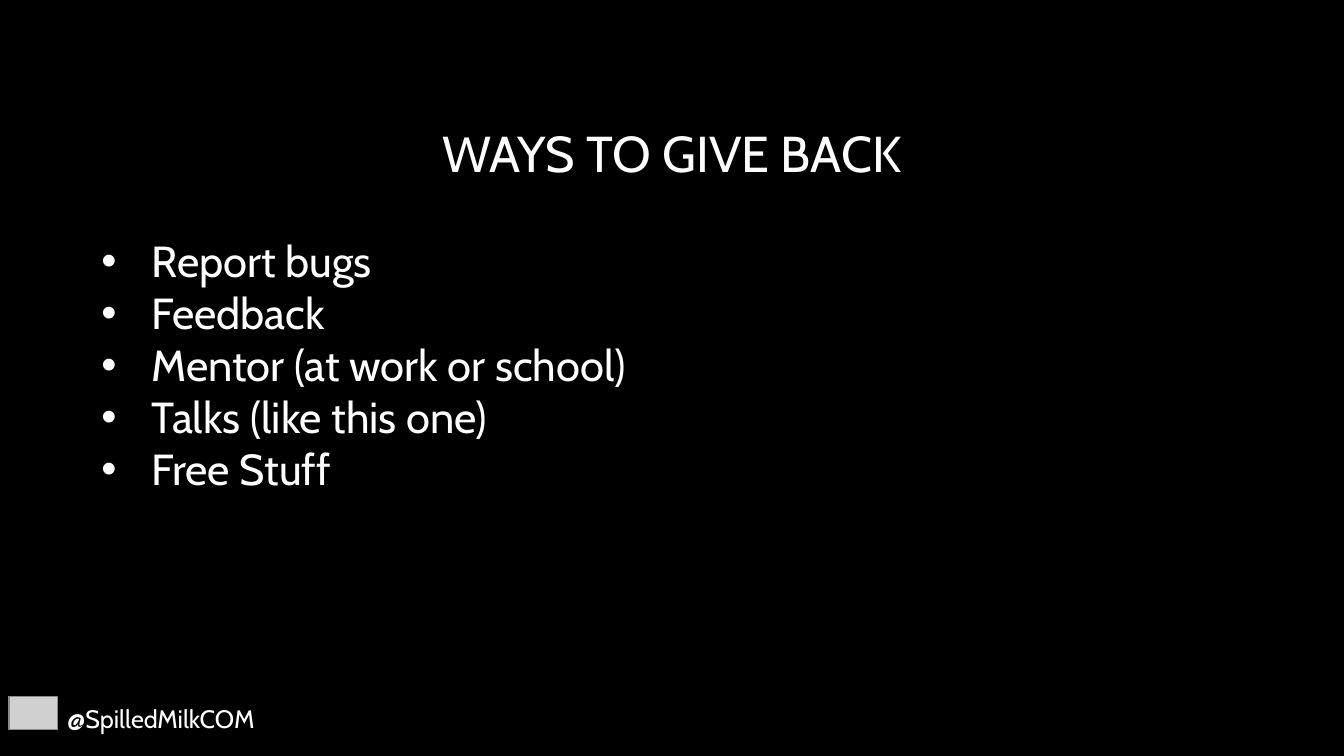
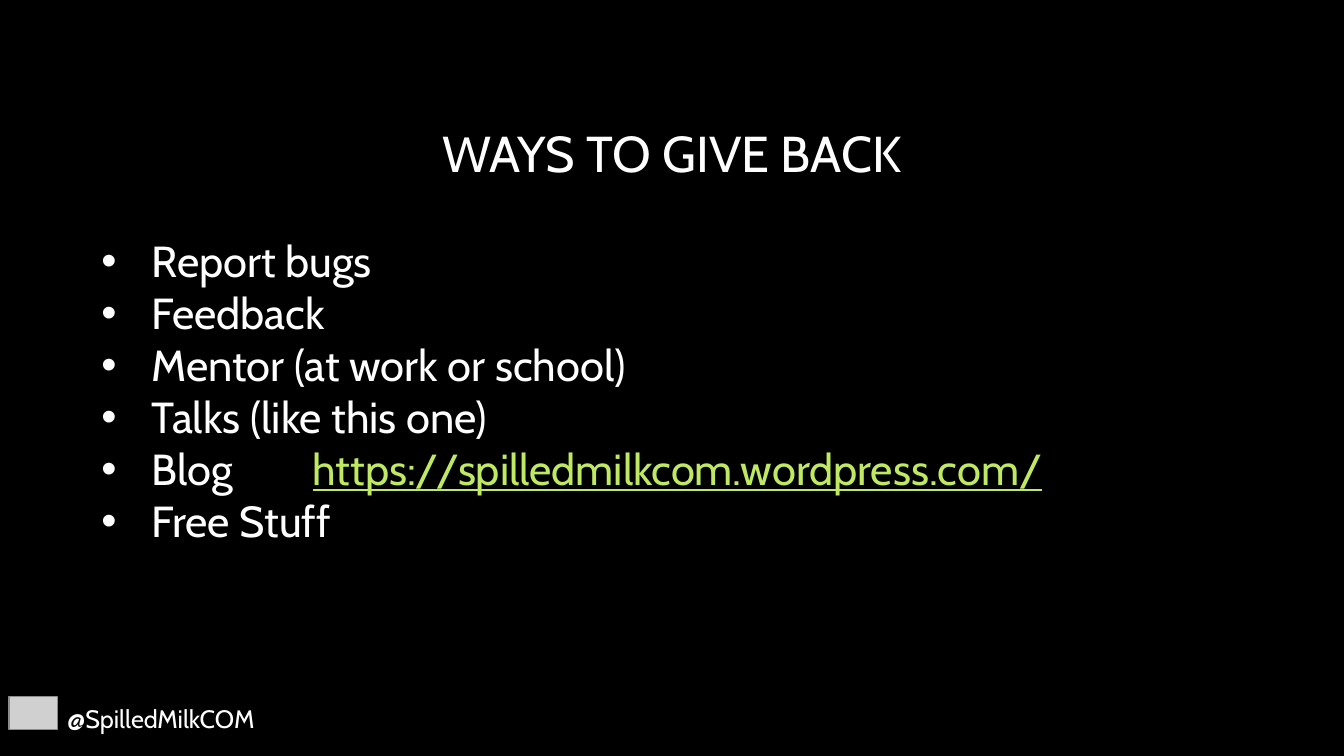
Before and after one commit to SpilledMilkCOM/DenDevDayUWP, a slide deck: slide 14 of Giving Back.pptx. Drawn at 1344x756 pixels with LibreOffice and Linux fonts; fonts in the diff are those of the drawing; grey boxes stand for pictures; background and template pictures are left out. Boxes give left, top, right and bottom in pixels: in the first picture for what was removed or moved away, otherwise in the second. Text is boxed around its words. In the diff, an @@ line names an element or a change of style, - is before the commit and + after.

```diff
--- a/Giving Back.pptx
+++ b/Giving Back.pptx
@@ text at <box>152,452,1043,496</box>: paragraph added @@
+• Blog https://spilledmilkcom.wordpress.com/
```
Also in this commit, not shown: 2 other slides changed, 2 slides added, 1 other file.
